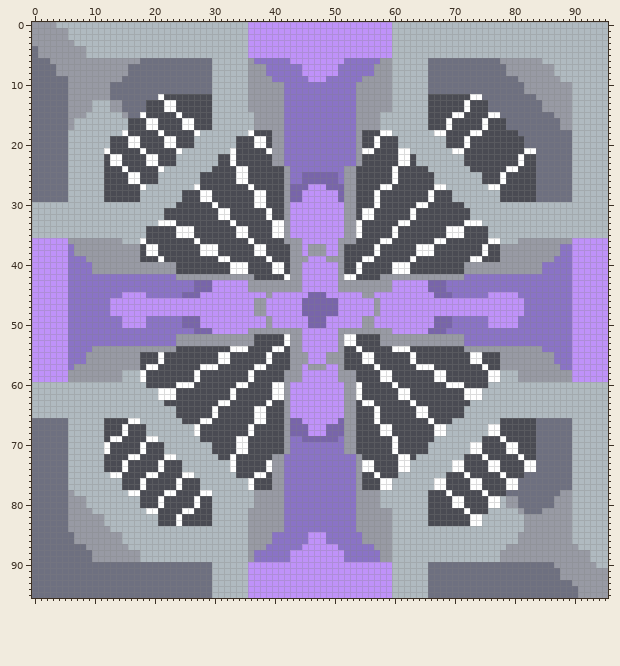
Sprite sheet, stored at sprites/blocks/production/greenhouse.png. The first picture shows the starting point.
The file is 96x96 pixels.
Now the later version:
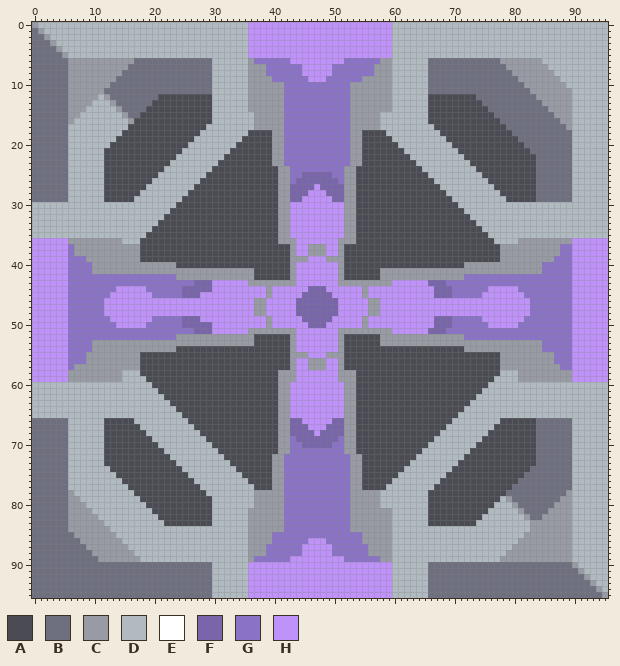
Palette (. is transparent): A #4a4b53  B #6e7080  C #989aa4  D #b0bac0  E #ffffff  F #7865aa  G #8a73c6  H #bf92f9
Changes in this commit:
Changed rows in their new state; - is an unchanged pixel.
first column x 0:
 0 -DDD--------------------------------------------------------------------------------------------
 1 B-DDDD------------------------------------------------------------------------------------------
 2 BB-DDD------------------------------------------------------------------------------------------
 3 BBB-DDD-----------------------------------------------------------------------------------------
 4 -BBB-DDDD---------------------------------------------------------------------------------------
 5 -BBBB-DDD---------------------------------------------------------------------------------------
 6 ---BBB-----------B------------------------------------------------------------------------------
 7 ----BB--------------------------------------------G-----------------------------------D---------
 8 ----BB---------B----------------------------------G----------------------------B----------------
 9 --------------B---------------------------------------------------------------------------------
10 -----------------------------------------------------C-----------------------------------D------
11 ------------B----------------------------------------C----------------------------B-------------
12 -----------D---------A-------------------------------C-------------------AB---------------------
13 --------------B----B--AA-----------------------------C------------------A--B--------------------
14 ---------D---D--------AA-----------------------------C------------------A------------B----------
15 --------D---------A-----A----------------------------C----------------AA----AB------------------
16 ----------------C--AA----AA--------------------------C---------------A-----A--B-----------------
17 ------D------------AA----AA--D-----------------------C------------D--A-----A------------B-------
18 ---------------A-----A-----A--------A----------------C----AD-------DA----AA-----B---------------
19 -------------D--AA----AA----------D--AA--------------C---A--D-----------A--------B--------------
20 ----------------AA----AA--D----------AA--------------C---A-----------D--A-----------------------
21 ------------A-----A-----A--------A-----A-------------C-AA----AD-------DA----------AB------------
22 -------------AA----AA----------D-A-------------------C-------AAD-----------------A--------------
23 -------------AA----AA--D---------A-------------------C-------AA---------D--------A--------------
24 ---------------A-----A------------AA-----C------------------A----D-------D-----AA---------------
25 ----------------AA----------D-----AA-----C--------G---------A-----D-----------A-----------------
26 ----------------AA--D-------------AA-----C--F---------------A--------------D--A-----------------
27 ------------------A--------A--------A----C----F-F---------AA-------AD-------DA------------------
28 -------------------------D--AA-------AA--C---F---FF------A--------A--D--------------------------
29 -----------------D----------AA-------AA--C--------F------A--------A-----------D-----------------
30 ------------------------------A------AA--C---------------A------AA-----D------------------------
31 ----------------------D--------AA------A-C-------------AA------A--------D-----------------------
32 -------------------------------AA------A-C-------------AA------A--------------------------------
33 ---------------------AAA---------A------AC------------A------AA---------AAD---------------------
34 -------------------D----AAA-------AA----AC------------A-----A--------AAA---D--------------------
35 ------------------------AAA-------AA----AC------------A-----A--------AAA------------------------
36 ------------------A--------A--------A----C--H-------------AA-------AA-------AD------------------
37 -------------------AA-------AAA------AA-----H------------A------AAA--------A--------------------
38 -------------------AA-------AAA------AA-----H------------A------AAA--------A--------------------
39 ---------------------A---------AA------A---------------AA------A---------AA---------------------
40 ---------------------------------AAA----AA--H---------A-----AAA---------------------------------
41 ------------------------CCCCCCCCCCCCC---AA--H---------A---CCCCCCCCCCCCCC------------------------
42 ------------------------------------------A-H-------AA------------------------------------------
43 --------------------------------------------H---------------------------------------------------
44 --------------HHHHH------FF---------HHH-HHHHH-FFF--HHHH-HHHH------H--F------HHHHH---------------
45 -------------HH----H-------------------------F---F------H------------------H-----H--------------
46 ------------H-------------------------------F-----------C-------------------------H-------------
47 ------------H-------------------------------F-----------C-------------------------H-------------
48 ------------H-------------------------------F-----------C-------------------------H-------------
49 -------------HH----H-------------------------F---F------H------------------H-----H--------------
50 --------------H-------------FF--------------------------H---------------------------------------
51 --------------------------------------------H---------------------------------------------------
52 ------------------------------------------A-H-------AA------------------------------------------
53 ----------CCCCCCCCCCCCCC------------------A-H-------AA------------------CCCCCCCCCCCCC-----------
54 ---------------------------------AAA----AA--H---------A-----AAA---------------------------------
55 ---------------------A---------AA------A---------------AA------A---------AA---------------------
56 ---------------------A---------AA------A----HHCCCHH----AA------A---------AA---------------------
57 -------------------AA-------AAA------AA-----H------------A------AAA--------A--------------------
58 ------------------A--------A--------A----C--H-------------AA-------AA-------AA------------------
59 ------------------D--------A--------A----C--H-------------AA-------AA-------AD------------------
60 -------------------D----AAA-------AA----AC------------A-----A--------AAA------------------------
61 ---------------------AAA---------A------AC------------A------AA---------AAA---------------------
62 ---------------------DAA---------A------AC------------A------AA---------AAD---------------------
63 ----------------------D--------AA------A-C-------------AA------A--------------------------------
64 ------------------------------A------AA--C---------------A------AA------------------------------
65 ------------------------D-----A------AA--C---------------A------AA-----D------------------------
66 ----------------AD-------D--AA-------AA--C--------F------A--------A-----------------------------
67 ---------------A--D--------A--------A----C----------------AA-------AA-------DA------------------
68 ---------------A-----------D--------A----C----F-F---------AA-------AD-------AA------------------
69 -------------AA----AD-------D-----AA-----C--F---------------A-----------------A-----------------
70 ------------A-----A--D------------AA-----C---FFFFF----------A------------DA----AA---------------
71 ------------A-----A-----------D---AA-----C------------------A----D-------AA----AA---------------
72 ----------------AA----AD-------D-A-------------------C-------AA------------A-----A--------------
73 ---------------A-----A--D--------A-----A-------------C-AA----AA-------DA----AA----AA------------
74 ------------D--A-----A-----------D-----A-------------C-AA----AD-------AA----AA----AB------------
75 -------------DA----AA----AD-------D--AA--------------C---A--------------A-----A-----------------
76 ------------------A-----A--D--------A----------------C----AA-------DA----AA----AA---------------
77 ---------------D--A-----A-----------D----------------C----AD-------AA----AA----AB---------------
78 ----------------DA----AA----AD-----------------------C---------------A-----A------------B-------
79 --------D------------A-----A-------------------------C----------------AA----AA--B------B--------
80 ------------------D--A-----A-------------------------C----------------AA----AD-D----------------
81 -------------------DA----AA--------------------------C------------------A------------B----------
82 -----------D------------A----------------------------C-------------------AA--------BB-----------
83 ---------------------D--A----------------------------C-------------------AD-------D-------------
84 -----------------------------------------------------C----------------------------D-------------
85 --------------D-------------------------------GGG--------------------------------D--------------
86 -------B----------------------------------------------------------------------------------------
87 --------------------------------------------------G-----C----------------------D----------D-----
88 -----------------D-------------------CC----GG-----GG----CC--------------------D-----------DDD---
89 ----------B-------------------------------------------------------------------------------DDD---
90 ---------------------------------------------------------------------------------------BBB-DDD--
91 ----------------------------------------------------------------------------------------BBB-DDDD
92 ----------------------------------------------------------------------------------------BBBB-DDD
93 ------------------------------------------------------------------------------------------BBB-DD
94 -------------------------------------------------------------------------------------------BBB-D
95 -------------------------------------------------------------------------------------------BBBB-
Boxes around the changes in both pictures, in picture pixels (x1, y1, x2, y2):
changed: (32, 22, 608, 598)
